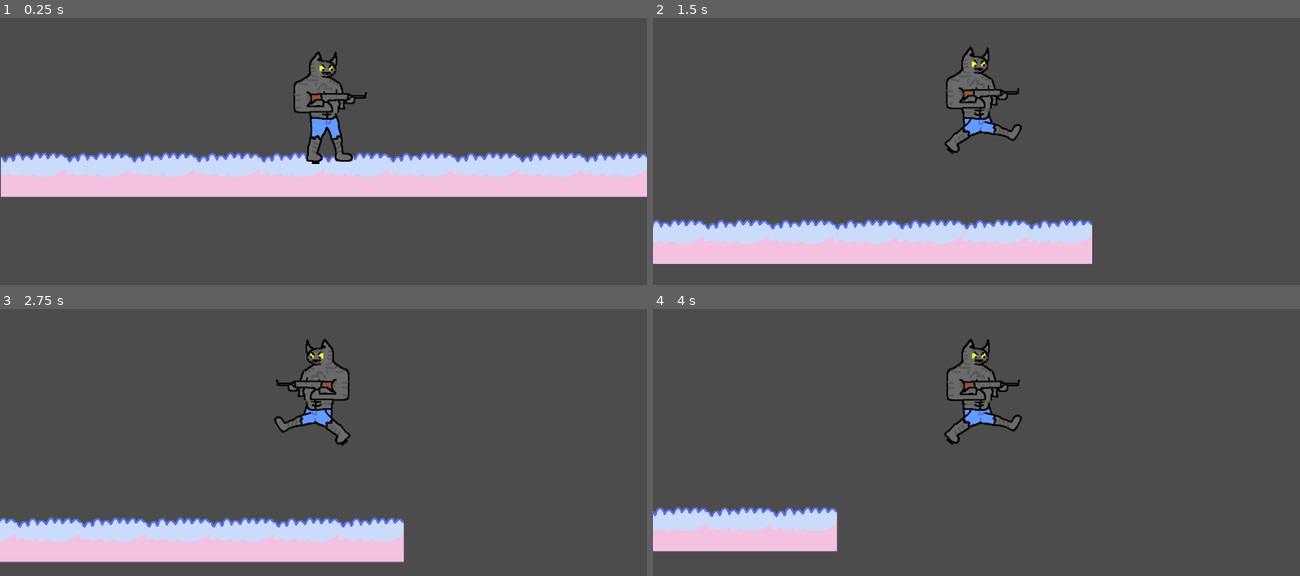
Above: before the commit, frames 1-4 (two rows, left to right).
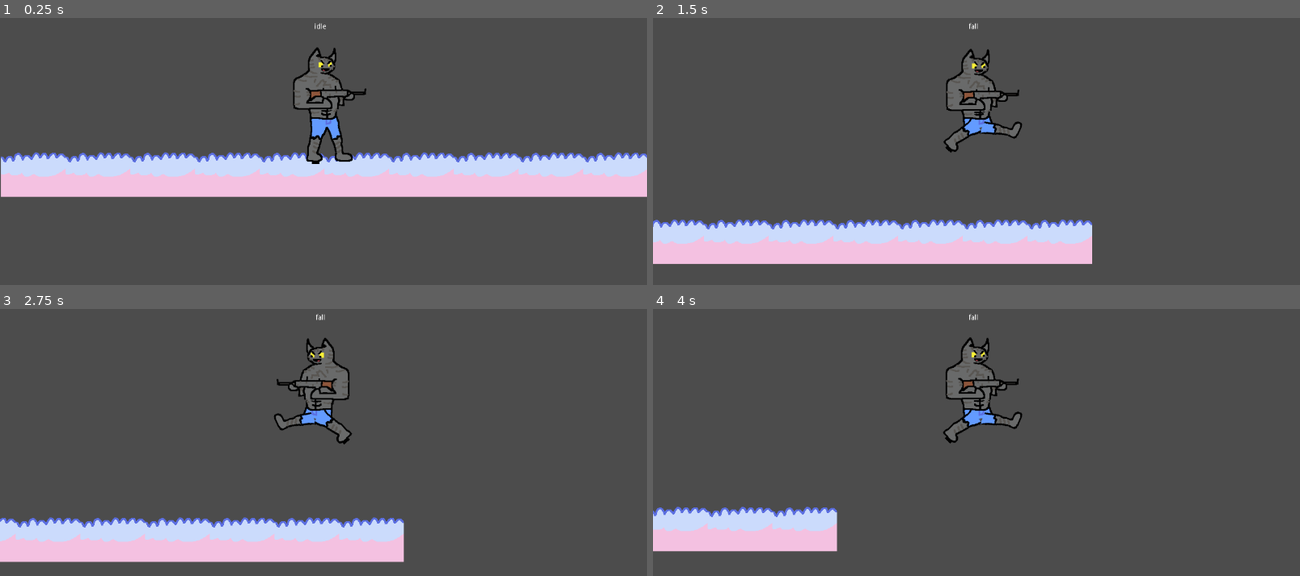
Above: after the commit, the same moments.

Repository: jhmauritz/Dream_Cats
Game: Godot game, scene res://Scenes/InGame.tscn
Same seed, same stepped clock (60 frames per second), same inputs: the game is played once before the commit and once after it.
Inputs:
- Up to frame 1 (0.25 s): no input
- Up to frame 2 (1.5 s): hold Space (jump) 0.53-1.28 s; hold D (move_right) from 0.53 s (still down); tap Space (jump) at 1.35 s
- Up to frame 3 (2.75 s): tap Space (jump) at 1.52, 1.82 s; release D (move_right) at 2.03 s; hold A (move_left) from 2.03 s (still down); hold Space (jump) from 2.03 s (still down)
- Up to frame 4 (4 s): release A (move_left) at 2.78 s; release Space (jump) at 2.78 s; hold D (move_right) from 2.78 s (still down); tap Space (jump) at 2.85, 3.02, 3.32 s; hold Space (jump) from 3.53 s (still down)

The runs differ from the first frame. In frame 1, 0.9% of the frame differs, in the area x 45-57%, y 1-38%; in frame 2, 0.9%; in frame 3, 0.7%; in frame 4, 0.9%, in the area x 44-58%, y 1-52%.

Commit message:
STATE MACHINE ADDITION

Diff:
--- a/Scenes/playerScene.tscn
+++ b/Scenes/playerScene.tscn
@@ -1,7 +1,8 @@
-[gd_scene load_steps=4 format=2]
+[gd_scene load_steps=5 format=2]
 
 [ext_resource path="res://Scenes/CharacterRig.tscn" type="PackedScene" id=1]
 [ext_resource path="res://Scripts/PlayerController.gd" type="Script" id=2]
+[ext_resource path="res://Scripts/StateMachine/player_fsm.gd" type="Script" id=3]
 
 [sub_resource type="RectangleShape2D" id=1]
 extents = Vector2( 61.1179, 118.735 )
@@ -11,7 +12,8 @@
 collision_layer = 0
 script = ExtResource( 2 )
 
-[node name="awake_state" type="Node2D" parent="."]
+[node name="FSM" type="Node2D" parent="."]
+script = ExtResource( 3 )
 
 [node name="CollisionShape2D" type="CollisionShape2D" parent="."]
 shape = SubResource( 1 )
@@ -42,7 +44,7 @@
 
 [node name="Health" type="Node2D" parent="."]
 
-[node name="debug_path" type="Label" parent="."]
+[node name="Label" type="Label" parent="."]
 margin_left = -93.4948
 margin_top = -176.528
 margin_right = 89.5052
--- a/Scripts/PlayerController.gd
+++ b/Scripts/PlayerController.gd
@@ -11,21 +11,17 @@
 
 onready var raycasts = $RayCasts
 onready var anim_player = $CharacterRig/AnimationPlayer
+onready var state_label = $Label
 
-func _physics_process(delta):
-	_get_input()
+func _apply_gravity(delta):
 	velocity.y += gravity * delta
 
+func _apply_movement():
 	velocity = move_and_slide(velocity, UP, SLOPE_STOP)
 
 	is_grounded = _check_is_grounded()
-	_assign_animation()
 
-func _input(event):
-	if event.is_action_pressed("jump") && is_grounded:
-		velocity.y = jump_velocit
-
-func _get_input():
+func _handle_move_input():
 	var move_dir = -int(Input.is_action_pressed("move_left")) + int(Input.is_action_pressed("move_right"))
 	velocity.x = lerp(velocity.x, move_speed * move_dir, _get_h_weight())
 	if move_dir != 0:
@@ -39,14 +35,3 @@
 		if raycast.is_colliding():
 			return true
 	return false
-
-func _assign_animation():
-	var anim = "IdleStanceAnim"
-
-	if !is_grounded:
-		anim = "Jump"
-	elif velocity.x != 0:
-		anim = "WalkAnim"
-
-	if anim_player.assigned_animation != anim:
-		anim_player.play(anim)
--- /dev/null
+++ b/Scripts/StateMachine/player_fsm.gd
@@ -0,0 +1,64 @@
+extends StateMachine
+
+func _ready():
+	add_state("idle")
+	add_state("walk")
+	add_state("jump")
+	add_state("fall")
+	call_deferred("set_state", states.idle)
+
+func _input(event):
+	if[states.idle, states.walk].has(state):
+		if event.is_action_pressed("jump"):
+			parent.velocity.y = parent.jump_velocit
+
+func _state_logic(delta):
+	parent._handle_move_input()
+	parent._apply_gravity(delta)
+	parent._apply_movement()
+
+func _get_transition(delta):
+	match state:
+		states.idle:
+			if !parent.is_on_floor():
+				if parent.velocity.y < 0:
+					return states.jump
+				elif parent.velocity.y > 0:
+					return states.fall
+			elif parent.velocity.x != 0:
+				return states.walk
+		states.walk:
+			if !parent.is_on_floor():
+				if parent.velocity.y < 0:
+					return states.jump
+				elif parent.velocity.x == 0:
+					return states.fall
+			elif parent.velocity.x == 0:
+				return states.idle
+		states.jump:
+			if parent.is_on_floor():
+				return states.idle
+			elif parent.velocity.y >= 0:
+				return states.fall
+		states.fall:
+			if parent.is_on_floor():
+				return states.idle
+			elif parent.velocity.y < 0:
+				return states.jump
+	return null
+
+func _enter_state(new_state, old_state):
+	parent.state_label.set_text(states.keys()[state])
+
+	match new_state:
+		states.idle:
+			parent.anim_player.play("IdleStanceAnim")
+		states.walk:
+			parent.anim_player.play("WalkAnim")
+		states.jump:
+			parent.anim_player.play("Jump")
+		states.fall:
+			parent.anim_player.play("Jump")
+
+func _exit_state(old_state, new_state):
+	pass
--- /dev/null
+++ b/Scripts/StateMachine/state_machine.gd
@@ -0,0 +1,39 @@
+extends Node
+class_name StateMachine
+
+var state = null setget set_state
+var previous_state = null
+var states = {}
+
+onready var parent = get_parent()
+
+func _physics_process(delta):
+	if state != null:
+		_state_logic(delta)
+		var transition = _get_transition(delta)
+		if transition != null:
+			set_state(transition)
+
+func _state_logic(delta):
+	pass
+
+func _get_transition(delta):
+	return null
+
+func _enter_state(new_state, old_state):
+	pass
+
+func _exit_state(old_state, new_state):
+	pass
+
+func set_state(new_state):
+	previous_state = state
+	state = new_state
+
+	if previous_state != null:
+		_exit_state(previous_state, new_state)
+	if new_state != null:
+		_enter_state(new_state, previous_state)
+
+func add_state(state_name):
+	states[state_name] = states.size()
--- a/project.godot
+++ b/project.godot
@@ -8,9 +8,14 @@
 
 config_version=4
 
-_global_script_classes=[  ]
+_global_script_classes=[ {
+"base": "Node",
+"class": "StateMachine",
+"language": "GDScript",
+"path": "res://Scripts/StateMachine/state_machine.gd"
+} ]
 _global_script_class_icons={
-
+"StateMachine": ""
 }
 
 [application]
